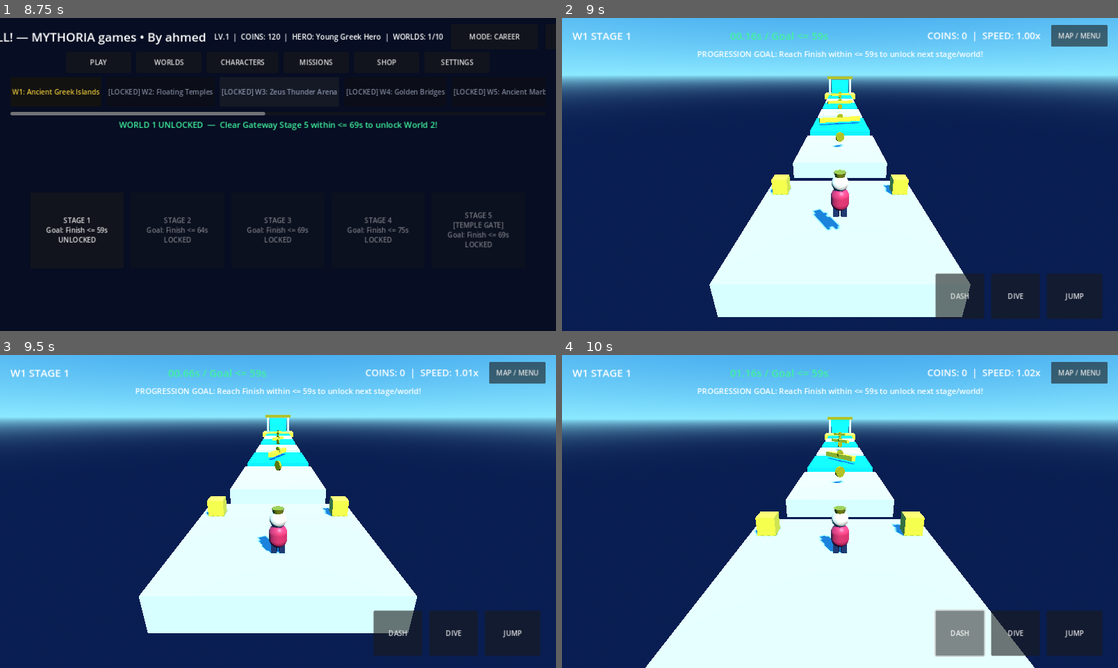
Above: before the commit, frames 1-4 (two rows, left to right).
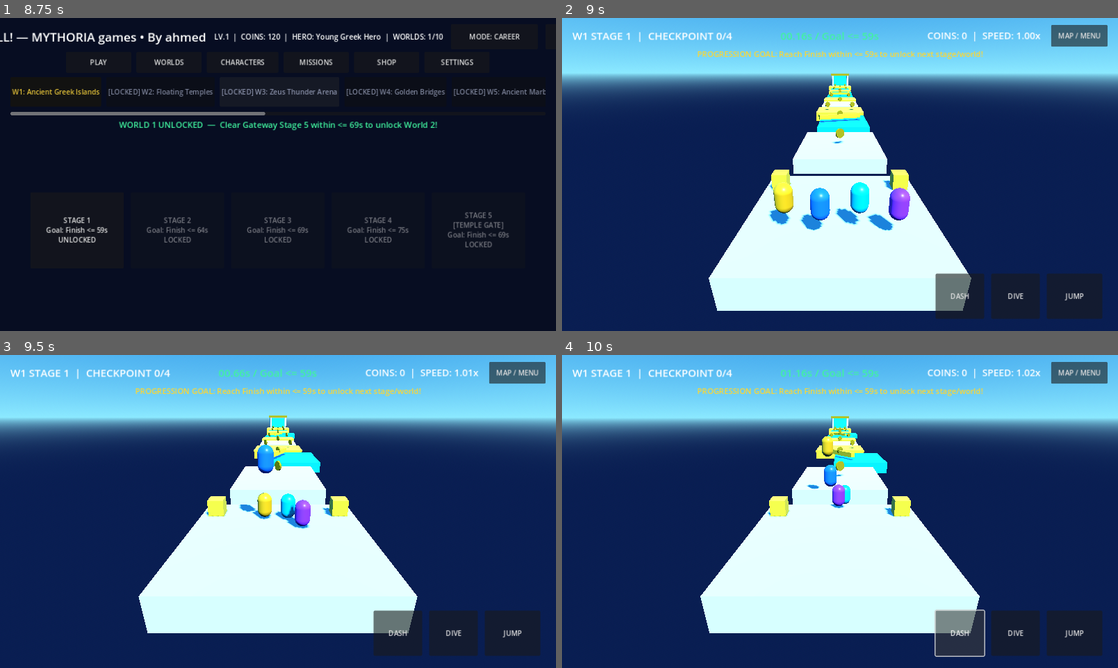
Above: after the commit, the same moments.

Repository: aalllahlee/MYTHORIA-Games
Game: Godot game, scene res://scenes/studio_splash.tscn
Same seed, same stepped clock (60 frames per second), same inputs: the game is played once before the commit and once after it.
Inputs (mouse positions are in pixels of both pictures, inside the frame that each line leads up to):
- Up to frame 1 (8.75 s): move the mouse to (400, 158) at 0.52 s; hold Right (ui_right) 0.53-1.25 s; click (400, 158) at 0.67 s; drag from (166, 190) to (250, 237) at 1.27 s; move the mouse to (333, 105) at 2.02 s; hold Right (ui_right) 2.03-2.75 s; drag from (250, 237) to (111, 127) at 2.77 s; move the mouse to (444, 221) at 3.52 s; hold Left (ui_left) 3.53-4.25 s; drag from (111, 127) to (194, 96) at 4.27 s; move the mouse to (305, 174) at 5.02 s; hold Down (ui_down) 5.03-5.75 s; click (305, 174) at 5.17 s; drag from (194, 96) to (166, 190) at 5.77 s; move the mouse to (400, 158) at 6.52 s; hold Up (ui_up) 6.53-7.25 s; drag from (166, 190) to (250, 237) at 7.27 s; move the mouse to (333, 105) at 8.02 s; hold Down (ui_down) from 8.03 s (still down)
- Up to frame 2 (9 s): release Down (ui_down) at 8.75 s; click "PLAY" at 8.75 s
- Up to frame 3 (9.5 s): no input
- Up to frame 4 (10 s): click "DASH" at 9.5 s

Frame 1 is identical in both runs. In frame 2, 7.5% of the frame differs, in the area x 0-100%, y 4-96%; in frame 3, 3.1%; in frame 4, 12%, in the area x 13-85%, y 4-100%.

Commit message:
feat: add Mythoria sanctuary checkpoint system
Implemented checkpoint progression with visual pulse effects, persistent respawn state management, and updated level generation to include four distinct sanctuary checkpoints.

Diff:
--- /dev/null
+++ b/godot_project/scenes/checkpoint_3d.tscn
@@ -0,0 +1,6 @@
+[gd_scene load_steps=2 format=3 uid="uid://mythoria_checkpoint_3d"]
+
+[ext_resource type="Script" path="res://scripts/checkpoint_3d.gd" id="1_cp"]
+
+[node name="Checkpoint3D" type="Area3D"]
+script = ExtResource("1_cp")
--- a/godot_project/scenes/gameplay_3d.tscn
+++ b/godot_project/scenes/gameplay_3d.tscn
@@ -72,7 +72,7 @@
 [node name="LevelLabel" type="Label" parent="HUD/TopBar"]
 layout_mode = 2
 theme_override_font_sizes/font_size = 24
-text = "W1 STAGE 1"
+text = "W1 STAGE 1  |  CHECKPOINT 0/4"
 
 [node name="TimerLabel" type="Label" parent="HUD/TopBar"]
 layout_mode = 2
--- a/godot_project/scripts/gameplay_3d.gd
+++ b/godot_project/scripts/gameplay_3d.gd
@@ -1,4 +1,11 @@
 extends Node3D
+
+## MYTHORIA games — By ahmed
+## DON'T FALL 3D Gameplay Scene with 4 Ordered Mythoria Sanctuary Checkpoints
+## and Independent Multi-Racer Respawn System (1 Local Player + 4 AI Rivals).
+
+const CheckpointScene := preload("res://scenes/checkpoint_3d.tscn")
+const PlayerScript := preload("res://scripts/player_controller.gd")
 
 @onready var player: CharacterBody3D = $Player
 @onready var camera_rig: Node3D = $CameraRig
@@ -16,12 +23,19 @@
 var level_number: int = 1
 var world_id: int = 1
 var finish_z: float = -75.0
+var void_floor_y: float = -7.5
 var elapsed_sec: float = 0.0
 var coins_collected: int = 0
 var run_active: bool = true
 var survival_tier: int = 1
 var speed_multiplier: float = 1.0
+var total_checkpoints: int = 4
+var checkpoint_banner_timer: float = 0.0
+var checkpoint_banner_text: String = ""
 var hammers: Array = []
+var moving_platforms: Array = []
+var checkpoints: Array = []
+var rivals: Array = []
 var coin_nodes: Array = []
 var joy_touch_id: int = -1
 var joy_center: Vector2 = Vector2(160.0, 560.0)
@@ -31,7 +45,13 @@
 	level_number = GameState.current_level_number
 	world_id = int((level_number - 1) / 5) + 1
 	result_panel.visible = false
+	player.player_id = "player_0"
+	player.is_ai_racer = false
+	player.initialize_spawn(Vector3(0.0, 1.8, 1.5), 180.0)
+	player.checkpoint_reached.connect(_on_racer_checkpoint_reached)
+	player.individual_respawn_started.connect(_on_racer_respawn_started)
 	build_3d_course()
+	spawn_ai_rivals()
 
 func build_3d_course() -> void:
 	var w_theme: Dictionary = GameState.get_world_theme(world_id)
@@ -39,7 +59,7 @@
 	var sec_col: Color = w_theme["secondary"]
 	var acc_col: Color = w_theme["accent"]
 
-	# Start Island with Twin Golden Fire Braziers
+	# Start Island with Twin Golden Fire Braziers (Checkpoint 0 / Start Sanctuary)
 	spawn_platform(Vector3(0.0, 0.0, 0.0), Vector3(8.0, 1.4, 8.0), prim_col)
 	spawn_platform(Vector3(-3.2, 1.1, -2.5), Vector3(0.8, 0.9, 0.8), Color(1.0, 0.82, 0.18))
 	spawn_platform(Vector3(3.2, 1.1, -2.5), Vector3(0.8, 0.9, 0.8), Color(1.0, 0.82, 0.18))
@@ -47,22 +67,93 @@
 	var stage_in_world: int = ((level_number - 1) % 5) + 1
 	var seg_count: int = 5 + stage_in_world + int(world_id / 3)
 	var cur_z: float = -7.5
-
+	var cp_spawned: int = 0
+
+	# Course layout: START -> CHECKPOINT 1 -> CHECKPOINT 2 -> CHECKPOINT 3 -> CHECKPOINT 4 -> FINAL PLATFORM -> FINISH LINE
 	for seg in range(seg_count):
 		var col: Color = prim_col if (seg % 2 == 0) else sec_col
-		spawn_platform(Vector3(0.0, 0.0, cur_z - 4.5), Vector3(7.0, 1.2, 9.0), col)
+		if seg % 3 == 1:
+			spawn_moving_platform(Vector3(0.0, 0.0, cur_z - 4.5), Vector3(6.2, 1.2, 8.5), sec_col, 2.4, 1.25 + float(seg) * 0.1)
+		else:
+			spawn_platform(Vector3(0.0, 0.0, cur_z - 4.5), Vector3(7.0, 1.2, 9.0), col)
 		spawn_coin(Vector3(0.0, 1.5, cur_z - 4.5))
 		if seg % 2 == 1:
 			spawn_rotating_hammer(Vector3(0.0, 1.2, cur_z - 4.5), acc_col, 1.8 + float(level_number) * 0.04)
 		cur_z -= 11.2
 
+		var target_cp: int = int(((seg + 1) * 4) / seg_count)
+		var prev_cp: int = int((seg * 4) / seg_count)
+		if target_cp > prev_cp and cp_spawned < 4:
+			cp_spawned += 1
+			var cp_platform_pos := Vector3(0.0, 0.0, cur_z - 3.5)
+			spawn_platform(cp_platform_pos, Vector3(7.6, 1.35, 6.8), acc_col)
+			spawn_checkpoint_gate(Vector3(0.0, 0.68, cur_z - 3.5), cp_spawned)
+			spawn_coin(Vector3(-2.1, 1.55, cur_z - 3.5))
+			spawn_coin(Vector3(2.1, 1.55, cur_z - 3.5))
+			cur_z -= 8.5
+
+	total_checkpoints = max(1, cp_spawned)
 	finish_z = cur_z - 4.5
 	spawn_platform(Vector3(0.0, 0.0, finish_z), Vector3(10.0, 1.5, 9.0), acc_col)
 	spawn_finish_arch(Vector3(0.0, 0.75, finish_z), acc_col)
 
 	var goal_sec: int = int(GameState.goal_time_ms_for_level(level_number) / 1000)
-	hud_level_label.text = "W%d STAGE %d" % [world_id, level_number]
+	hud_level_label.text = "W%d STAGE %d  |  CHECKPOINT 0/%d" % [world_id, level_number, total_checkpoints]
 	hud_goal_banner.text = "PROGRESSION GOAL: Reach Finish within <= %ds to unlock next stage/world!" % goal_sec
+
+func spawn_checkpoint_gate(pos: Vector3, cp_index: int) -> void:
+	var cp_node: Area3D = CheckpointScene.instantiate()
+	cp_node.position = pos
+	cp_node.set("checkpoint_index", cp_index)
+	cp_node.set("safe_yaw_deg", 180.0)
+	track_root.add_child(cp_node)
+	checkpoints.append(cp_node)
+
+func spawn_ai_rivals() -> void:
+	var offsets := [-2.4, -0.9, 0.9, 2.4]
+	var speeds := [8.25, 7.85, 7.50, 7.15]
+	var colors := [
+		Color(1.0, 0.72, 0.08),
+		Color(0.12, 0.48, 0.98),
+		Color(0.0, 0.78, 0.92),
+		Color(0.62, 0.22, 0.92)
+	]
+	for i in range(4):
+		var rival := CharacterBody3D.new()
+		rival.set_script(PlayerScript)
+		rival.name = "Rival_%d" % (i + 1)
+		rival.player_id = "rival_%d" % (i + 1)
+		rival.is_ai_racer = true
+		rival.move_speed = speeds[i]
+		rival.lane_bias_x = offsets[i] * 0.6
+
+		var col := CollisionShape3D.new()
+		var cap := CapsuleShape3D.new()
+		cap.radius = 0.36
+		cap.height = 1.3
+		col.shape = cap
+		col.position = Vector3(0.0, 0.65, 0.0)
+		rival.add_child(col)
+
+		var vis := Node3D.new()
+		vis.name = "VisualRoot"
+		var body_mesh := MeshInstance3D.new()
+		var cap_mesh := CapsuleMesh.new()
+		cap_mesh.radius = 0.36
+		cap_mesh.height = 1.25
+		var mat := StandardMaterial3D.new()
+		mat.albedo_color = colors[i]
+		mat.roughness = 0.35
+		cap_mesh.material = mat
+		body_mesh.mesh = cap_mesh
+		body_mesh.position = Vector3(0.0, 0.65, 0.0)
+		vis.add_child(body_mesh)
+		rival.add_child(vis)
+
+		var start_pos := Vector3(offsets[i], 1.8, 1.5 + float(i % 2) * 0.5)
+		add_child(rival)
+		rival.initialize_spawn(start_pos, 180.0)
+		rivals.append(rival)
 
 func spawn_platform(pos: Vector3, sz: Vector3, col: Color) -> void:
 	var body := StaticBody3D.new()
@@ -83,6 +174,27 @@
 	mesh_inst.mesh = mesh
 	body.add_child(mesh_inst)
 	track_root.add_child(body)
+
+func spawn_moving_platform(pos: Vector3, sz: Vector3, col: Color, amp_x: float, spd: float) -> void:
+	var body := AnimatableBody3D.new()
+	body.position = pos
+	var shape := CollisionShape3D.new()
+	var box := BoxShape3D.new()
+	box.size = sz
+	shape.shape = box
+	body.add_child(shape)
+
+	var mesh_inst := MeshInstance3D.new()
+	var mesh := BoxMesh.new()
+	mesh.size = sz
+	var mat := StandardMaterial3D.new()
+	mat.albedo_color = col
+	mat.roughness = 0.42
+	mesh.material = mat
+	mesh_inst.mesh = mesh
+	body.add_child(mesh_inst)
+	track_root.add_child(body)
+	moving_platforms.append({"node": body, "base_x": pos.x, "amp_x": amp_x, "speed": spd})
 
 func spawn_rotating_hammer(pos: Vector3, col: Color, spd: float) -> void:
 	var pivot := Node3D.new()
@@ -128,7 +240,6 @@
 		pillar.position = pos + Vector3(side, 2.4, 0.0)
 		track_root.add_child(pillar)
 
-	# Top Golden Temple Architrave & Glowing Blue Sapphire Portal Core
 	var beam := MeshInstance3D.new()
 	var b_mesh := BoxMesh.new()
 	b_mesh.size = Vector3(8.2, 0.85, 0.85)
@@ -151,6 +262,20 @@
 	portal.mesh = port_mesh
 	portal.position = pos + Vector3(0.0, 2.3, 0.0)
 	track_root.add_child(portal)
+
+func _on_racer_checkpoint_reached(pid: String, cp_index: int) -> void:
+	if pid == "player_0":
+		checkpoint_banner_timer = 2.4
+		checkpoint_banner_text = "CHECKPOINT %d / %d ACTIVATED!" % [cp_index, total_checkpoints]
+		hud_level_label.text = "W%d STAGE %d  |  CHECKPOINT %d/%d" % [world_id, level_number, cp_index, total_checkpoints]
+
+func _on_racer_respawn_started(pid: String, cp_index: int, _respawn_pos: Vector3) -> void:
+	if pid == "player_0":
+		checkpoint_banner_timer = 1.6
+		if cp_index > 0:
+			checkpoint_banner_text = "RESPAWNED AT CHECKPOINT %d" % cp_index
+		else:
+			checkpoint_banner_text = "RESPAWNED AT START SANCTUARY"
 
 func _input(event: InputEvent) -> void:
 	if event is InputEventScreenTouch:
@@ -175,13 +300,28 @@
 	survival_tier = 1 + int(elapsed_sec / 18.0)
 	speed_multiplier = clampf(1.0 + elapsed_sec * 0.015 + float(survival_tier - 1) * 0.08, 1.0, 2.2)
 
-	# Rotate obstacle hammers and check knockback
+	if checkpoint_banner_timer > 0.0:
+		checkpoint_banner_timer = maxf(0.0, checkpoint_banner_timer - delta)
+
+	# Update moving platforms continuously (never interrupted when any player respawns)
+	for mp in moving_platforms:
+		var body: AnimatableBody3D = mp["node"]
+		body.position.x = float(mp["base_x"]) + sin(elapsed_sec * float(mp["speed"])) * float(mp["amp_x"])
+
+	# Rotate obstacle hammers and check knockback for all racers
 	for h in hammers:
 		var node: Node3D = h["node"]
 		node.rotation.y += float(h["speed"]) * speed_multiplier * delta
 		if player.global_position.distance_to(node.global_position) < 2.2 and absf(player.global_position.y - node.global_position.y) < 1.1:
 			player.velocity.z = 7.5
 			player.velocity.y = 5.5
+		for r in rivals:
+			if r.global_position.distance_to(node.global_position) < 2.2 and absf(r.global_position.y - node.global_position.y) < 1.1:
+				r.velocity.z = 7.2
+				r.velocity.y = 5.2
+
+	# Update AI Rivals independently
+	_update_ai_rivals(delta)
 
 	# Collect coins
 	for c in coin_nodes:
@@ -197,24 +337,55 @@
 	camera_rig.global_position = camera_rig.global_position.lerp(target_cam_pos, delta * 8.0)
 	camera_3d.look_at(player.global_position + Vector3(0.0, 1.1, -1.5), Vector3.UP)
 
-	# Update HUD timer & goal pace
+	# Update HUD timer, checkpoint badge & goal pace
 	var elapsed_ms: int = int(elapsed_sec * 1000.0)
 	var goal_ms: int = GameState.goal_time_ms_for_level(level_number)
+	hud_level_label.text = "W%d STAGE %d  |  CHECKPOINT %d/%d" % [world_id, level_number, player.last_activated_checkpoint, total_checkpoints]
 	hud_timer_label.text = "%02d.%02ds / Goal <= %ds" % [int(elapsed_sec), int(fmod(elapsed_sec * 100.0, 100.0)), int(goal_ms / 1000)]
 	hud_timer_label.modulate = Color(0.25, 0.95, 0.62) if elapsed_ms <= goal_ms else Color(1.0, 0.35, 0.45)
 	hud_coins_label.text = "COINS: %d  |  SPEED: %.2fx" % [coins_collected, speed_multiplier]
 
-	# Check fall into void
-	if player.global_position.y < -7.5:
-		AudioSynth.play_sfx("fail")
+	if checkpoint_banner_timer > 0.0:
+		hud_goal_banner.text = checkpoint_banner_text
+		hud_goal_banner.modulate = Color(0.0, 0.90, 1.0)
+	else:
+		var goal_sec: int = int(goal_ms / 1000)
+		hud_goal_banner.text = "PROGRESSION GOAL: Reach Finish within <= %ds to unlock next stage/world!" % goal_sec
+		hud_goal_banner.modulate = Color(1.0, 0.84, 0.18)
+
+	# Individual Fall Detection for Local Player ("player_0"):
+	# Respawns ONLY player_0 at their latest activated checkpoint without interrupting rivals or timers!
+	if player.global_position.y < void_floor_y or absf(player.global_position.x) > 45.0:
 		player.respawn_at_checkpoint()
 
 	# Check finish arch
 	if player.global_position.z <= finish_z + 2.2:
 		complete_level(elapsed_ms)
 
+func _update_ai_rivals(delta: float) -> void:
+	for r in rivals:
+		if r.finished:
+			continue
+		var target_x: float = r.lane_bias_x * sin(elapsed_sec * 0.9 + float(r.get_index()))
+		var dx: float = target_x - r.global_position.x
+		r.velocity.x = move_toward(r.velocity.x, clampf(dx * 3.5, -4.0, 4.0), 18.0 * delta)
+		r.velocity.z = move_toward(r.velocity.z, -r.move_speed, 18.0 * delta)
+
+		if r.is_on_floor() and fmod(elapsed_sec + float(r.get_index()) * 0.47, 1.8) < 0.08:
+			r.request_jump()
+
+		# Individual Fall Detection for this specific AI Rival:
+		# Respawns ONLY this rival at their own latest activated checkpoint!
+		if r.global_position.y < void_floor_y or absf(r.global_position.x) > 45.0:
+			r.respawn_at_checkpoint()
+
+		if r.global_position.z <= finish_z + 2.2:
+			r.finished = true
+			r.velocity = Vector3.ZERO
+
 func complete_level(elapsed_ms: int) -> void:
 	run_active = false
+	player.finished = true
 	AudioSynth.play_sfx("victory")
 	var outcome: Dictionary = GameState.record_level_win(level_number, elapsed_ms, coins_collected, 1)
 	can_advance_next = bool(outcome["can_advance"])
--- a/godot_project/scripts/player_controller.gd
+++ b/godot_project/scripts/player_controller.gd
@@ -1,10 +1,21 @@
 extends CharacterBody3D
 
-const RUN_SPEED: float = 8.4
-const JUMP_VELOCITY: float = 11.2
-const DIVE_SPEED: float = 13.5
-const DASH_SPEED: float = 18.0
-const GRAVITY: float = 25.0
+## MYTHORIA games — By ahmed
+## DON'T FALL 3D Character Controller with Independent Checkpoint & Portal Respawn State.
+## Supports both local human player ("player_0") and independent AI/multiplayer racers ("rival_1".."rival_4").
+
+signal checkpoint_reached(player_id: String, checkpoint_index: int)
+signal individual_respawn_started(player_id: String, checkpoint_index: int, respawn_pos: Vector3)
+signal individual_respawn_completed(player_id: String, checkpoint_index: int)
+
+@export var player_id: String = "player_0"
+@export var is_ai_racer: bool = false
+@export var move_speed: float = 8.4
+@export var jump_velocity: float = 11.6
+@export var dive_speed: float = 12.6
+@export var dash_speed: float = 17.0
+@export var gravity_base: float = 28.5
+@export var lane_bias_x: float = 0.0
 
 var joy_input: Vector2 = Vector2.ZERO
 var camera_yaw_deg: float = 0.0
@@ -13,135 +24,194 @@
 var dive_timer: float = 0.0
 var dive_cooldown: float = 0.0
 var dash_cooldown: float = 0.0
-var spawn_pos: Vector3 = Vector3(0.0, 2.0, 1.5)
-var visual_root: Node3D
+var hit_stun_timer: float = 0.0
+
+# Independent Per-Player Checkpoint & Respawn State
+var last_activated_checkpoint: int = 0
+var activated_checkpoints: Dictionary = {0: true}
+var safe_respawn_pos: Vector3 = Vector3(0.0, 1.8, 1.5)
+var safe_respawn_yaw_deg: float = 180.0
+var is_respawning: bool = false
+var respawn_timer_sec: float = 0.0
+var fall_anim_timer_sec: float = 0.0
+var arrival_anim_timer_sec: float = 0.0
+var portal_scale: float = 0.0
+var race_progress: float = 0.0
+var finished: bool = false
+var respawn_count: int = 0
+
+var portal_ring_mesh: MeshInstance3D
+
+@onready var visual_root: Node3D = get_node_or_null("VisualRoot")
 
 func _ready() -> void:
-	build_stylized_hero_mesh()
-
-func build_stylized_hero_mesh() -> void:
-	visual_root = Node3D.new()
-	visual_root.name = "VisualRoot"
-	add_child(visual_root)
-
-	var skin: Dictionary = GameState.get_skin_def(GameState.selected_skin_id)
-	var hoodie_col: Color = skin.get("hoodie", Color(0.9, 0.18, 0.3))
-	var pants_col: Color = skin.get("pants", Color(0.12, 0.16, 0.28))
-
-	# Torso (Hoodie)
-	var torso := MeshInstance3D.new()
-	var torso_mesh := CapsuleMesh.new()
-	torso_mesh.radius = 0.34
-	torso_mesh.height = 0.92
-	var torso_mat := StandardMaterial3D.new()
-	torso_mat.albedo_color = hoodie_col
-	torso_mat.roughness = 0.45
-	torso_mesh.material = torso_mat
-	torso.mesh = torso_mesh
-	torso.position = Vector3(0.0, 0.72, 0.0)
-	visual_root.add_child(torso)
-
-	# Head
-	var head := MeshInstance3D.new()
-	var head_mesh := SphereMesh.new()
-	head_mesh.radius = 0.31
-	head_mesh.height = 0.62
-	var head_mat := StandardMaterial3D.new()
-	head_mat.albedo_color = Color(1.0, 0.8, 0.66)
-	head_mesh.material = head_mat
-	head.mesh = head_mesh
-	head.position = Vector3(0.0, 1.38, 0.0)
-	visual_root.add_child(head)
-
-	# Golden Crown Emblem on Top
-	var crown := MeshInstance3D.new()
-	var crown_mesh := CylinderMesh.new()
-	crown_mesh.top_radius = 0.22
-	crown_mesh.bottom_radius = 0.18
-	crown_mesh.height = 0.16
-	var crown_mat := StandardMaterial3D.new()
-	crown_mat.albedo_color = Color(1.0, 0.82, 0.16)
-	crown_mat.metallic = 0.75
-	crown_mat.roughness = 0.22
-	crown_mesh.material = crown_mat
-	crown.mesh = crown_mesh
-	crown.position = Vector3(0.0, 1.72, 0.0)
-	visual_root.add_child(crown)
-
-	# Legs
-	for side in [-1.0, 1.0]:
-		var leg := MeshInstance3D.new()
-		var leg_mesh := BoxMesh.new()
-		leg_mesh.size = Vector3(0.22, 0.42, 0.24)
-		var leg_mat := StandardMaterial3D.new()
-		leg_mat.albedo_color = pants_col
-		leg_mesh.material = leg_mat
-		leg.mesh = leg_mesh
-		leg.position = Vector3(side * 0.15, 0.21, 0.0)
-		visual_root.add_child(leg)
+	safe_respawn_pos = global_position
+	safe_respawn_yaw_deg = 180.0
+	_create_portal_ring_visual()
+
+func _create_portal_ring_visual() -> void:
+	portal_ring_mesh = MeshInstance3D.new()
+	var cyl := CylinderMesh.new()
+	cyl.top_radius = 1.25
+	cyl.bottom_radius = 1.25
+	cyl.height = 0.10
+	var mat := StandardMaterial3D.new()
+	mat.albedo_color = Color(0.0, 0.90, 1.0, 0.85)
+	mat.emission_enabled = true
+	mat.emission = Color(1.0, 0.82, 0.17)
+	mat.emission_energy_multiplier = 2.0
+	cyl.material = mat
+	portal_ring_mesh.mesh = cyl
+	portal_ring_mesh.position = Vector3(0.0, 0.1, 0.0)
+	portal_ring_mesh.visible = false
+	add_child(portal_ring_mesh)
+
+func initialize_spawn(start_pos: Vector3, start_yaw_deg: float = 180.0) -> void:
+	global_position = start_pos
+	velocity = Vector3.ZERO
+	last_activated_checkpoint = 0
+	activated_checkpoints = {0: true}
+	safe_respawn_pos = start_pos
+	safe_respawn_yaw_deg = start_yaw_deg
+	is_respawning = false
+	respawn_timer_sec = 0.0
+	fall_anim_timer_sec = 0.0
+	arrival_anim_timer_sec = 0.0
+	portal_scale = 0.0
+	finished = false
+	respawn_count = 0
+	if visual_root:
+		visual_root.rotation.y = deg_to_rad(start_yaw_deg)
+
+## Strictly ordered checkpoint activation:
+## Only activates if checkpoint_index == last_activated_checkpoint + 1.
+## Moving backward to an earlier checkpoint never overwrites higher checkpoint progress.
+func try_activate_checkpoint(cp_index: int, cp_safe_pos: Vector3, cp_safe_yaw_deg: float = 180.0) -> bool:
+	if cp_index != last_activated_checkpoint + 1:
+		return false
+	last_activated_checkpoint = cp_index
+	activated_checkpoints[cp_index] = true
+	safe_respawn_pos = cp_safe_pos + Vector3(lane_bias_x * 0.35, 0.0, 0.0)
+	safe_respawn_yaw_deg = cp_safe_yaw_deg
+	if player_id == "player_0":
+		AudioSynth.play_sfx("checkpoint")
+	checkpoint_reached.emit(player_id, cp_index)
+	return true
 
 func request_jump() -> void:
-	jump_buffer_timer = 0.15
+	jump_buffer_timer = 0.14
 
 func request_dive() -> void:
-	if dive_timer <= 0.0 and dive_cooldown <= 0.0:
-		dive_timer = 0.40
-		dive_cooldown = 0.68
-		var forward_dir: Vector3 = -global_transform.basis.z.normalized()
-		velocity.x = forward_dir.x * DIVE_SPEED
-		velocity.z = forward_dir.z * DIVE_SPEED
-		velocity.y = maxf(velocity.y, 4.2)
+	if dive_timer > 0.0 or dive_cooldown > 0.0 or hit_stun_timer > 0.0:
+		return
+	var yaw_rad: float = visual_root.rotation.y if visual_root else 0.0
+	var fwd := Vector3(sin(yaw_rad), 0.0, cos(yaw_rad))
+	velocity.x = fwd.x * dive_speed
+	velocity.z = fwd.z * dive_speed
+	velocity.y = 4.4 if is_on_floor() else maxf(velocity.y, 2.4)
+	dive_timer = 0.42
+	dive_cooldown = 0.68
+	if player_id == "player_0":
 		AudioSynth.play_sfx("dive")
 
 func request_dash() -> void:
-	if dash_cooldown <= 0.0:
-		dash_cooldown = 2.2
-		var forward_dir: Vector3 = -global_transform.basis.z.normalized()
-		velocity.x = forward_dir.x * DASH_SPEED
-		velocity.z = forward_dir.z * DASH_SPEED
-		velocity.y = maxf(velocity.y, 2.0)
+	if not GameState.dash_unlocked or dash_cooldown > 0.0 or hit_stun_timer > 0.0:
+		return
+	var yaw_rad: float = visual_root.rotation.y if visual_root else 0.0
+	velocity.x = sin(yaw_rad) * dash_speed
+	velocity.z = cos(yaw_rad) * dash_speed
+	velocity.y = maxf(velocity.y, 1.6)
+	dash_cooldown = 2.4
+	if player_id == "player_0":
 		AudioSynth.play_sfx("dash")
 
+## Individual Non-Blocking Respawn:
+## Respawns ONLY this specific player at their latest activated checkpoint.
+## Never resets the match, never teleports other players, and never interrupts moving platforms/obstacles.
 func respawn_at_checkpoint() -> void:
-	global_position = spawn_pos
+	global_position = safe_respawn_pos
 	velocity = Vector3.ZERO
 	dive_timer = 0.0
+	hit_stun_timer = 0.0
+	is_respawning = true
+	respawn_timer_sec = 1.05
+	fall_anim_timer_sec = 0.25
+	arrival_anim_timer_sec = 0.80
+	portal_scale = 1.0
+	respawn_count += 1
+	if visual_root:
+		visual_root.rotation.y = deg_to_rad(safe_respawn_yaw_deg)
+		visual_root.scale = Vector3(0.85, 1.24, 0.85)
+	if is_instance_valid(portal_ring_mesh):
+		portal_ring_mesh.visible = true
+		portal_ring_mesh.scale = Vector3.ONE
+	if player_id == "player_0":
+		AudioSynth.play_sfx("checkpoint")
+	individual_respawn_started.emit(player_id, last_activated_checkpoint, safe_respawn_pos)
 
 func _physics_process(delta: float) -> void:
+	if is_respawning:
+		respawn_timer_sec = maxf(0.0, respawn_timer_sec - delta)
+		fall_anim_timer_sec = maxf(0.0, fall_anim_timer_sec - delta)
+		arrival_anim_timer_sec = maxf(0.0, arrival_anim_timer_sec - delta)
+		portal_scale = clampf(respawn_timer_sec / 1.05, 0.0, 1.0)
+		if is_instance_valid(portal_ring_mesh):
+			portal_ring_mesh.visible = portal_scale > 0.05
+			portal_ring_mesh.scale = Vector3(1.0 + (1.0 - portal_scale) * 0.6, 1.0, 1.0 + (1.0 - portal_scale) * 0.6)
+			portal_ring_mesh.rotation.y += delta * 6.0
+		if respawn_timer_sec <= 0.0:
+			is_respawning = false
+			portal_scale = 0.0
+			if is_instance_valid(portal_ring_mesh):
+				portal_ring_mesh.visible = false
+			individual_respawn_completed.emit(player_id, last_activated_checkpoint)
+
+	if finished:
+		if visual_root:
+			visual_root.rotation.y += delta * 1.4
+		return
+
 	if is_on_floor():
 		coyote_timer = 0.14
 	else:
 		coyote_timer = maxf(0.0, coyote_timer - delta)
-		velocity.y -= GRAVITY * delta
-
-	if jump_buffer_timer > 0.0:
-		jump_buffer_timer = maxf(0.0, jump_buffer_timer - delta)
-		if coyote_timer > 0.0:
-			velocity.y = JUMP_VELOCITY
-			coyote_timer = 0.0
-			jump_buffer_timer = 0.0
+		velocity.y -= gravity_base * delta
+
+	jump_buffer_timer = maxf(0.0, jump_buffer_timer - delta)
+	dive_timer = maxf(0.0, dive_timer - delta)
+	dive_cooldown = maxf(0.0, dive_cooldown - delta)
+	dash_cooldown = maxf(0.0, dash_cooldown - delta)
+	hit_stun_timer = maxf(0.0, hit_stun_timer - delta)
+
+	if jump_buffer_timer > 0.0 and coyote_timer > 0.0 and hit_stun_timer <= 0.0:
+		velocity.y = jump_velocity
+		coyote_timer = 0.0
+		jump_buffer_timer = 0.0
+		if visual_root:
+			visual_root.scale = Vector3(0.86, 1.24, 0.86)
+		if player_id == "player_0":
 			AudioSynth.play_sfx("jump")
 
-	if dive_cooldown > 0.0:
-		dive_cooldown = maxf(0.0, dive_cooldown - delta)
-	if dash_cooldown > 0.0:
-		dash_cooldown = maxf(0.0, dash_cooldown - delta)
-
-	if dive_timer > 0.0:
-		dive_timer = maxf(0.0, dive_timer - delta)
-	else:
-		var kb_vec: Vector2 = Input.get_vector("ui_left", "ui_right", "ui_up", "ui_down")
-		var combined: Vector2 = joy_input if joy_input.length() > 0.08 else kb_vec
-		var yaw_rad: float = deg_to_rad(camera_yaw_deg)
-		var move_dir: Vector3 = Vector3(combined.x, 0.0, combined.y).rotated(Vector3.UP, yaw_rad)
-		if move_dir.length() > 0.05:
-			move_dir = move_dir.normalized()
-			velocity.x = lerpf(velocity.x, move_dir.x * RUN_SPEED, delta * 10.0)
-			velocity.z = lerpf(velocity.z, move_dir.z * RUN_SPEED, delta * 10.0)
-			var target_angle: float = atan2(-move_dir.x, -move_dir.z)
-			rotation.y = lerp_angle(rotation.y, target_angle, delta * 12.0)
-		else:
-			velocity.x = move_toward(velocity.x, 0.0, RUN_SPEED * delta * 8.0)
-			velocity.z = move_toward(velocity.z, 0.0, RUN_SPEED * delta * 8.0)
+	if not is_ai_racer:
+		var kb := Input.get_vector("ui_left", "ui_right", "ui_up", "ui_down")
+		var raw_in: Vector2 = joy_input if joy_input.length() > 0.08 else kb
+		var cam_rad: float = deg_to_rad(camera_yaw_deg)
+		var fwd := Vector3(-sin(cam_rad), 0.0, -cos(cam_rad))
+		var right := Vector3(cos(cam_rad), 0.0, -sin(cam_rad))
+		var wish_dir: Vector3 = (right * raw_in.x + fwd * (-raw_in.y)).normalized()
+
+		if dive_timer <= 0.0 and hit_stun_timer <= 0.0:
+			if raw_in.length() > 0.08:
+				velocity.x = move_toward(velocity.x, wish_dir.x * move_speed, 36.0 * delta)
+				velocity.z = move_toward(velocity.z, wish_dir.z * move_speed, 36.0 * delta)
+				if visual_root:
+					var target_yaw: float = atan2(wish_dir.x, wish_dir.z)
+					visual_root.rotation.y = lerp_angle(visual_root.rotation.y, target_yaw, 12.0 * delta)
+			else:
+				velocity.x = move_toward(velocity.x, 0.0, 24.0 * delta)
+				velocity.z = move_toward(velocity.z, 0.0, 24.0 * delta)
+
+	if visual_root:
+		visual_root.scale = visual_root.scale.lerp(Vector3.ONE, 12.0 * delta)
 
 	move_and_slide()
Empty file added: godot_project/scripts/checkpoint_3d.gd
Not shown, changed: DONT_FALL_Godot4_Project.zip
Not shown, changed: app/src/main/java/com/example/game/engine3d/GamePhysicsWorld.kt
Not shown, changed: app/src/main/java/com/example/game/engine3d/GameRenderer.kt
Not shown, changed: app/src/main/java/com/example/game/model/GameModels.kt
Not shown, changed: app/src/main/java/com/example/game/model/LevelCatalog.kt
Not shown, changed: app/src/main/java/com/example/ui/screens/GameplayHud.kt
Not shown, changed: app/src/test/java/com/example/GameEngineUnitTest.kt
Not shown, changed: public/DONT_FALL_Godot4_Project.zip
